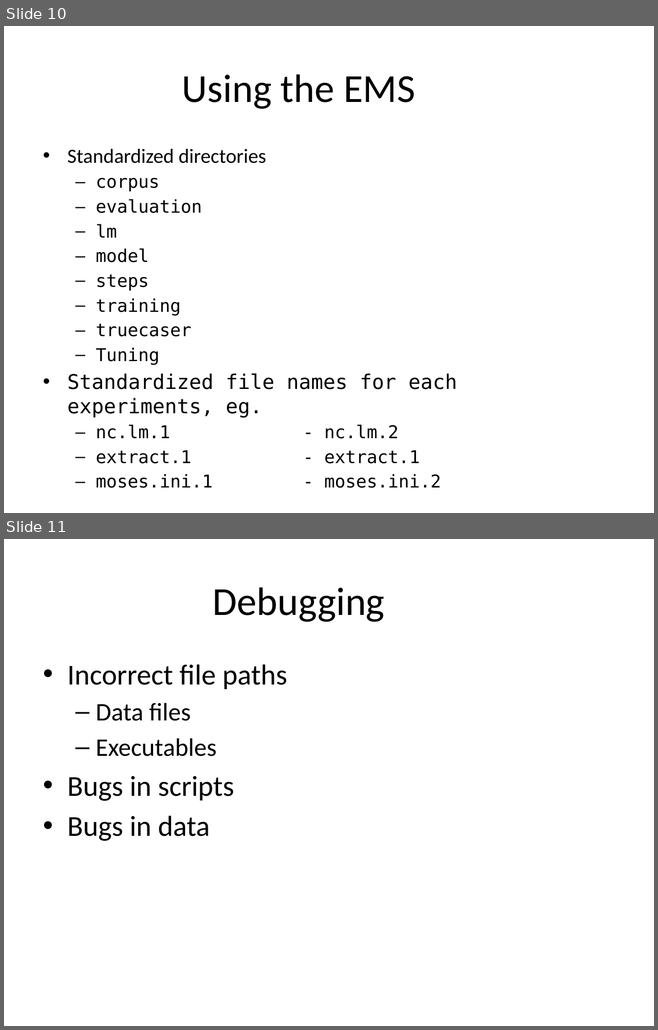
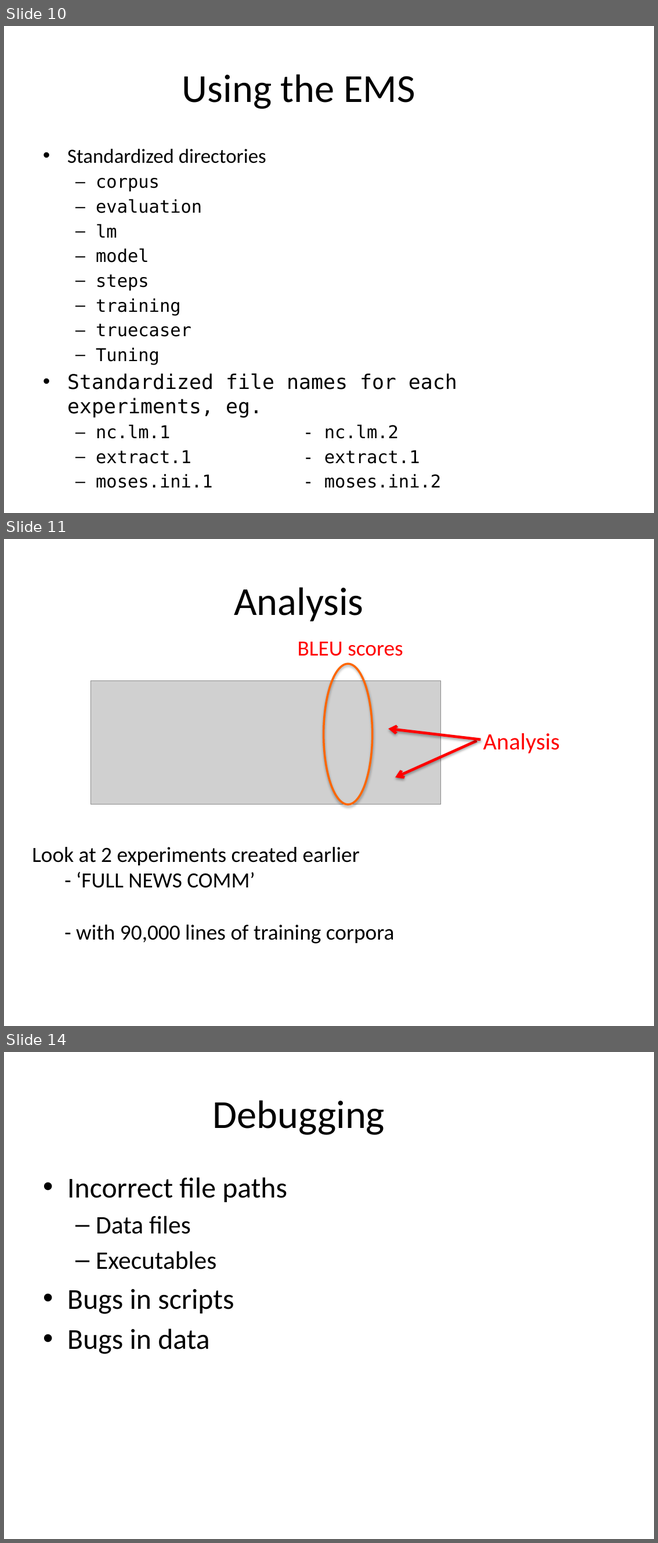
Before and after one commit to hieuhoang/papers, a slide deck: amta2012/hands-on.2012.pptx. Shown one above the other, each under a label of ours: slides 10 and 11 before the commit, slides 10, 11 and 14 after it; the slides between them are not shown. The pictures are 658x1030 and 658x1543 pixels, drawn with LibreOffice and Linux fonts; fonts in the diff are those of the drawing; grey boxes stand for pictures; background and template pictures are left out. Boxes give left, top, right and bottom in pixels: in the first picture for what was removed or moved away, otherwise in the second. Text is boxed around its words. In the diff, an @@ line names an element or a change of style, - is before the commit and + after.

Commit message:
changes

```diff
--- a/amta2012/hands-on.2012.pptx
+++ b/amta2012/hands-on.2012.pptx
@@ slide 11 added at (x1=4, y1=539, x2=654, y2=1026), background #FFFFFF @@
@@ title added at (x1=234, y1=587, x2=364, y2=621), 44 pt, text #000000 @@
+Analysis
@@ text added at (x1=297, y1=642, x2=402, y2=656), 24 pt, text #FF0000 @@
+BLEU scores
@@ ellipse added at (x1=324, y1=664, x2=372, y2=805), outline #FF6600 2.25 pt @@
@@ picture added at (x1=90, y1=681, x2=441, y2=805) @@
@@ arrow added from (480, 740) to (388, 729), #FF0000 3 pt @@
@@ arrow added from (476, 741) to (395, 777), #FF0000 3 pt @@
@@ text added at (x1=483, y1=733, x2=560, y2=754), 26 pt, text #FF0000 @@
+Analysis
@@ text added at (x1=32, y1=847, x2=394, y2=944), 24 pt, text #000000 @@
+Look at 2 experiments created earlier
+- ‘FULL NEWS COMM’
+- with 90,000 lines of training corpora
@@ what was slide 11 is now slide 14 @@
```
Also in this commit, not shown: 2 other slides added.
